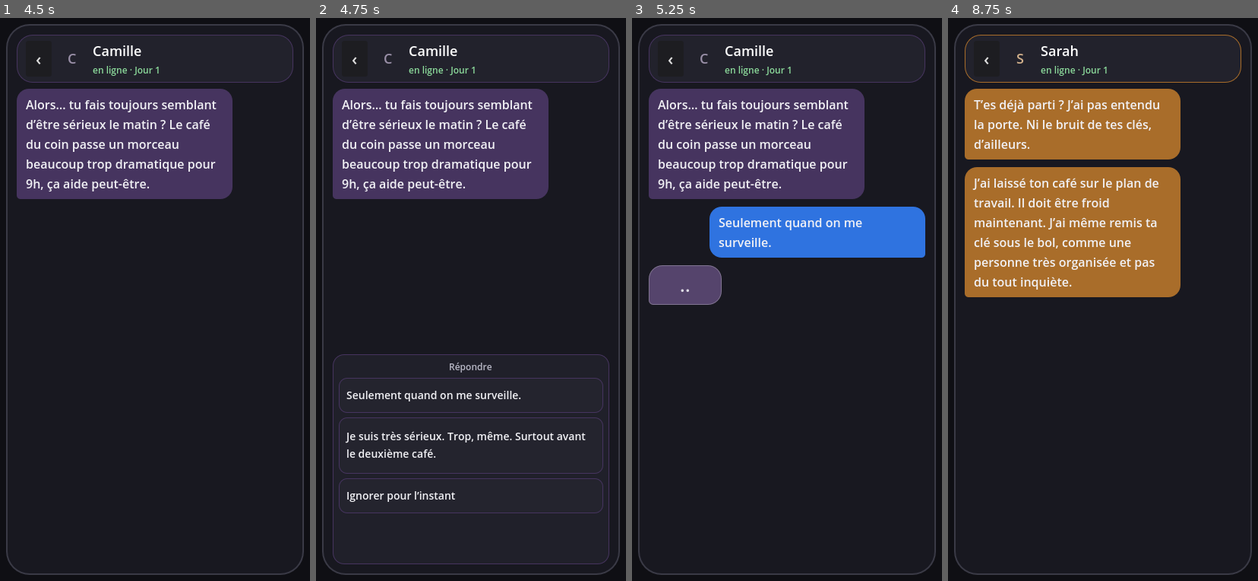
Above: before the commit, frames 1-4 (left to right).
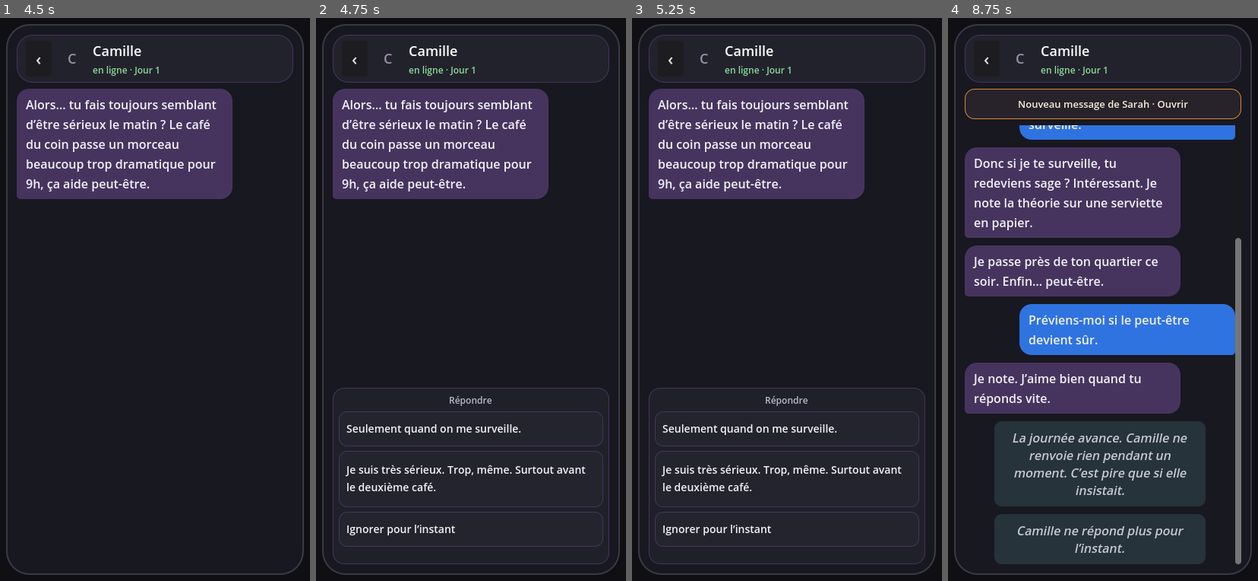
Above: after the commit, the same moments.

Repository: ludowww/game_18
Game: Godot game, scene res://scenes/conversation_list.tscn
Same seed, same stepped clock (60 frames per second), same inputs: the game is played once before the commit and once after it.
Inputs (mouse positions are in pixels of both pictures, inside the frame that each line leads up to):
- Up to frame 1 (4.5 s): click "Mode test rapide : OFF" at 0.5 s; click "Mode test rapide : ON" at 1.25 s; click "Mode J1 V2 : OFF" at 2 s; click "Mode test rapide : OFF" at 2.75 s; click "Mode J1 V2 : ON" at 3.5 s; click (155, 175) at 4.27 s
- Up to frame 2 (4.75 s): no input
- Up to frame 3 (5.25 s): click (787, 395) at 5.02 s
- Up to frame 4 (8.75 s): click (1103, 428) at 5.77 s; click (1103, 445) at 6.52 s; click (1103, 434) at 7.27 s; click (1103, 102) at 8 s, where only the run before the commit has a clickable "Nouveau message de Sarah · Ou…"

Frame 1 is identical in both runs. In frame 2, 4.5% of the frame differs, in the area x 5-95%, y 59-94%; in frame 3, 11%; in frame 4, 57%, in the area x 5-95%, y 2-98%.

Commit message:
fix: compact single replies and prevent player duplicate bubbles

Diff:
--- a/product/godot_t004_prototype/data/sarah_j1_v2_experimental.json
+++ b/product/godot_t004_prototype/data/sarah_j1_v2_experimental.json
@@ -388,7 +388,7 @@
       "id": "j1_01_player_006a",
       "type": "message",
       "sender": "player",
-      "text": "J’avais besoin d’air. Je suis sorti un moment, c’est vrai. J’aurais dû te le dire.",
+      "text": "J’avais besoin d’air. Je suis sorti un moment. J’aurais dû te le dire.",
       "delay": 0,
       "next": "j1_01_sarah_007a"
     },
@@ -435,7 +435,7 @@
       "id": "j1_01_player_006b",
       "type": "message",
       "sender": "player",
-      "text": "J’étais avec Nico une partie du temps. On a parlé dehors, c’est tout.",
+      "text": "J’étais avec Nico une partie du temps. On a parlé dehors.",
       "delay": 0,
       "next": "j1_01_sarah_007b"
     },
@@ -482,7 +482,7 @@
       "id": "j1_01_player_006c",
       "type": "message",
       "sender": "player",
-      "text": "J’ai croisé Camille dehors, oui. Mais c’était juste une discussion, rien de plus.",
+      "text": "J’ai croisé Camille dehors. On a parlé, c’est tout.",
       "delay": 0,
       "next": "j1_01_sarah_007c"
     },
@@ -529,7 +529,7 @@
       "id": "j1_01_player_006d",
       "type": "message",
       "sender": "player",
-      "text": "Je sais pas bien. Je suis sorti parce que j’étais pas bien. Et quand je suis revenu, j’ai pas réussi à revenir vraiment.",
+      "text": "Je sais pas bien. Je suis sorti parce que j’étais pas bien. Et quand je suis revenu, je n’ai pas réussi à revenir vraiment.",
       "delay": 0,
       "next": "j1_01_sarah_007d"
     },
--- a/product/godot_t004_prototype/scripts/conversation_screen.gd
+++ b/product/godot_t004_prototype/scripts/conversation_screen.gd
@@ -409,6 +409,9 @@
 func _show_choice(node: Dictionary) -> void:
 	choice_panel.visible = true
 
+	var choices: Array = node.get("choices", [])
+	choice_scroll.custom_minimum_size = Vector2(0, _choice_panel_height_for_choices(choices))
+
 	var prompt := Label.new()
 	prompt.text = "Répondre"
 	prompt.horizontal_alignment = HORIZONTAL_ALIGNMENT_CENTER
@@ -416,7 +419,7 @@
 	prompt.add_theme_color_override("font_color", Color("b8b8c6"))
 	choice_box.add_child(prompt)
 
-	for choice in node.get("choices", []):
+	for choice in choices:
 		var choice_text := str(choice.get("text", "..."))
 		var button := Button.new()
 		button.text = ""
@@ -450,6 +453,17 @@
 	await get_tree().process_frame
 	choice_scroll.scroll_vertical = 0
 	_ensure_last_message_visible()
+
+func _choice_panel_height_for_choices(choices: Array) -> float:
+	if choices.size() <= 1:
+		var text := ""
+		if choices.size() == 1:
+			text = str(choices[0].get("text", ""))
+		return float(_choice_button_height(text) + 42)
+	var total := 32
+	for choice in choices:
+		total += _choice_button_height(str(choice.get("text", ""))) + 6
+	return min(float(total), CHOICE_PANEL_MAX_HEIGHT)
 
 func _choice_button_height(text: String) -> int:
 	if text.length() > 96:
@@ -477,17 +491,15 @@
 	_apply_effects(choice.get("effects", {}))
 	_clear_choices()
 	var next_id := str(choice.get("next", ""))
-	if not _choice_text_is_repeated_by_next_player_node(choice, next_id):
+	if not _choice_next_is_player_node(next_id):
 		await _add_bubble("player", str(choice.get("text", "")))
 	_advance_to(next_id, true)
 
-func _choice_text_is_repeated_by_next_player_node(choice: Dictionary, next_id: String) -> bool:
+func _choice_next_is_player_node(next_id: String) -> bool:
 	if next_id == "" or not nodes_by_id.has(next_id):
 		return false
 	var next_node: Dictionary = nodes_by_id[next_id]
-	if str(next_node.get("sender", "")) != "player":
-		return false
-	return str(next_node.get("text", "")).strip_edges() == str(choice.get("text", "")).strip_edges()
+	return str(next_node.get("sender", "")) == "player"
 
 func _lock_choice_buttons() -> void:
 	for child in choice_box.get_children():
Not shown, changed: product/godot_t004_prototype/tests/test_t139_choice_response_before_system_end.py
Not shown, changed: product/godot_t004_prototype/tests/test_t140a_bis_sarah_camille_auto_player_replies.py
Not shown, changed: product/godot_t004_prototype/tests/test_t141_j1_v2_conversation_ux.py
Not shown, added: product/godot_t004_prototype/tests/test_t147_choice_ui_and_player_duplicates.py
